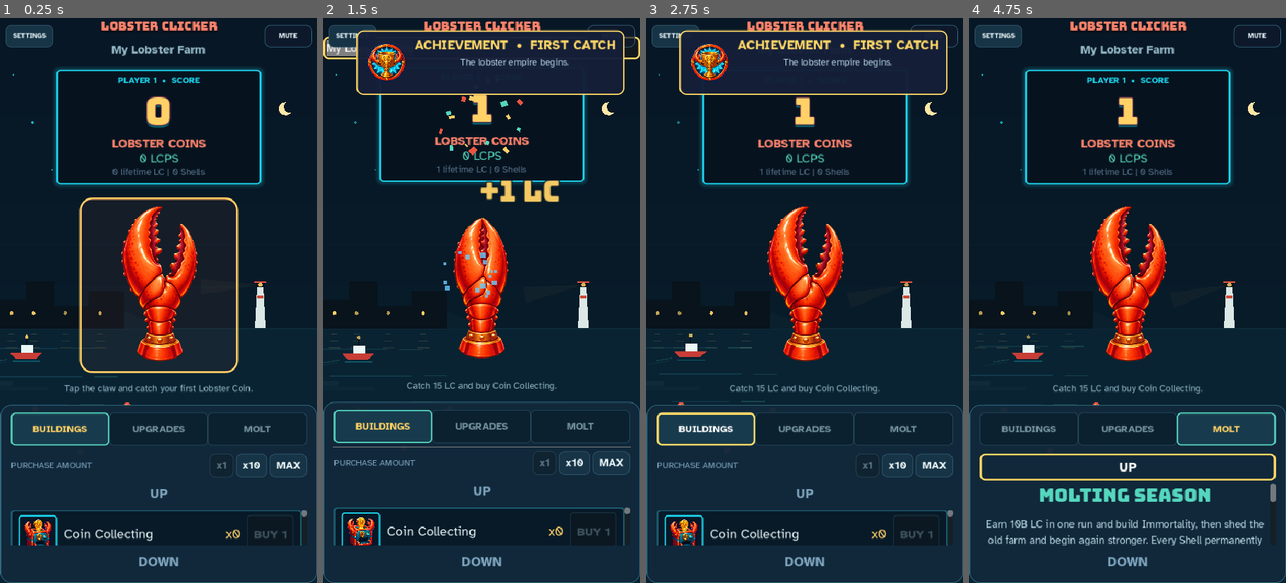
Above: before the commit, frames 1-4 (left to right).
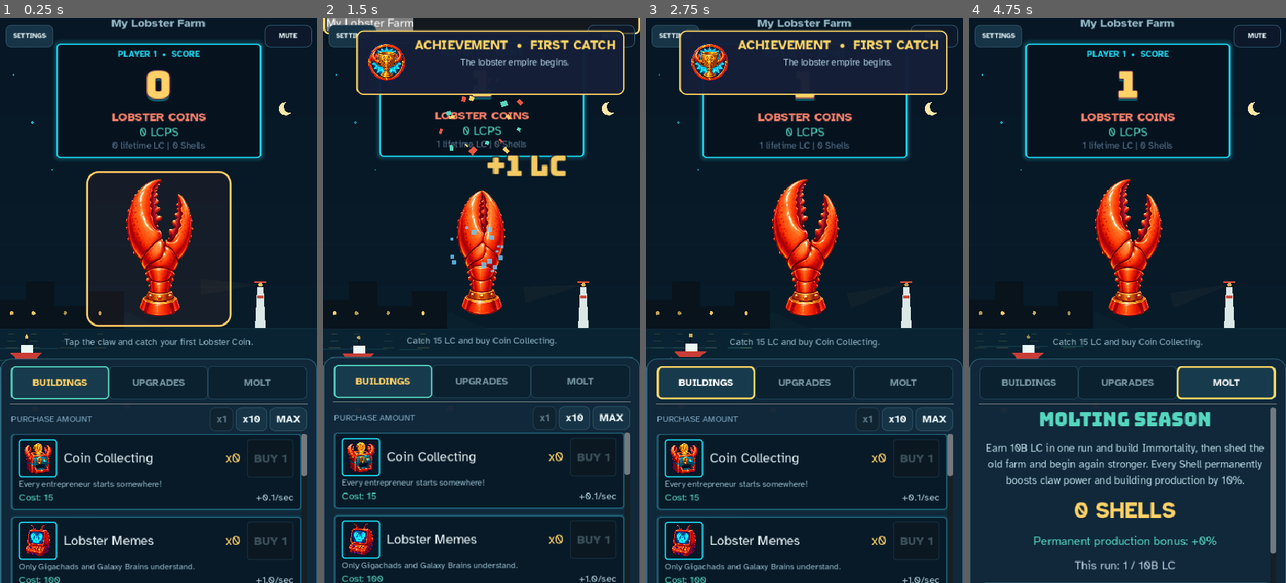
Above: after the commit, the same moments.

Repository: thecryptomasters/lobster-clicker
Game: Godot game, scene res://scenes/main.tscn
Two runs of this game, one before a commit and one after it. Both use one fixed random seed, a clock stepped at 60 frames per second and the inputs below.
Inputs (mouse positions are in pixels of both pictures, inside the frame that each line leads up to; where the layout moved, square brackets give the same spot in the first picture):
- Up to frame 1 (0.25 s): no input
- Up to frame 2 (1.5 s): click "My Lobster Farm" at 0.5 s; click (481, 249) [481, 283] at 1.25 s
- Up to frame 3 (2.75 s): click "BUILDINGS" at 2 s
- Up to frame 4 (4.75 s): click "UPGRADES" at 2.75 s; click "MOLT" at 3.5 s; click (1127, 464) at 4.25 s, where only the run before the commit has a clickable "UP"

The runs differ from the first frame. In frame 1, 21% of the frame differs, in the area x 0-100%, y 0-100%; in frame 2, 18%; in frame 3, 17%; in frame 4, 20%.

Commit message:
fix: open up mobile inventory drawer

Diff:
--- a/scenes/main.gd
+++ b/scenes/main.gd
@@ -79,6 +79,7 @@
 @onready var boost_hud_label: Label = %BoostHudLabel
 @onready var scroll_up_btn: Button = %ScrollUpButton
 @onready var scroll_down_btn: Button = %ScrollDownButton
+@onready var content_scroll: ScrollContainer = %ScrollContainer
 @onready var root_container: BoxContainer = %RootContainer
 @onready var left_section: VBoxContainer = %LeftSection
 @onready var right_panel: PanelContainer = %RightPanel
@@ -316,6 +317,8 @@
 		right_panel.size_flags_vertical = Control.SIZE_EXPAND_FILL
 		scroll_up_btn.visible = false
 		scroll_down_btn.visible = false
+		right_panel.custom_minimum_size.y = 0.0
+		content_scroll.custom_minimum_size.y = 0.0
 		title_label.add_theme_font_size_override("font_size", 28)
 		objective_label.add_theme_font_size_override("font_size", 18)
 		for tab_button in [buildings_tab, upgrades_tab, consumables_tab, molt_tab]:
@@ -324,19 +327,23 @@
 		claw_button.pivot_offset = claw_button.custom_minimum_size * 0.5
 		_layout_corner_buttons(true)
 	else:
-		# Mobile: stacked vertically (VBox), claw compact on top, buildings get more space
+		# Mobile: reserve a real touch-sized inventory drawer. The old UP/DOWN
+		# buttons consumed almost half of the useful list viewport on short phones;
+		# native swipe scrolling is both clearer and substantially easier to use.
 		root_container.vertical = true
-		left_section.size_flags_stretch_ratio = 0.5
-		right_panel.size_flags_stretch_ratio = 1.2
+		left_section.size_flags_stretch_ratio = 0.7
+		right_panel.size_flags_stretch_ratio = 1.3
 		left_section.size_flags_vertical = Control.SIZE_EXPAND_FILL
 		right_panel.size_flags_vertical = Control.SIZE_EXPAND_FILL
-		scroll_up_btn.visible = true
-		scroll_down_btn.visible = true
+		right_panel.custom_minimum_size.y = 380.0
+		content_scroll.custom_minimum_size.y = 252.0
+		scroll_up_btn.visible = false
+		scroll_down_btn.visible = false
 		title_label.add_theme_font_size_override("font_size", 18)
 		objective_label.add_theme_font_size_override("font_size", 14)
 		for tab_button in [buildings_tab, upgrades_tab, consumables_tab, molt_tab]:
 			tab_button.add_theme_font_size_override("font_size", 15)
-		claw_button.custom_minimum_size = Vector2(240, 265)
+		claw_button.custom_minimum_size = Vector2(220, 235)
 		claw_button.pivot_offset = claw_button.custom_minimum_size * 0.5
 		_layout_corner_buttons(false)
 	var report_half_width := 220.0 if _is_desktop else maxf(148.0, minf(220.0, float(real_width) * 0.5 - 12.0))
--- a/scenes/main.tscn
+++ b/scenes/main.tscn
@@ -404,6 +404,7 @@
 theme_override_font_sizes/font_size = 20
 
 [node name="ScrollContainer" type="ScrollContainer" parent="RootContainer/RightPanel/VBox"]
+unique_name_in_owner = true
 layout_mode = 2
 size_flags_vertical = 3
 scroll_deadzone = 0
--- a/tests/run_tests.gd
+++ b/tests/run_tests.gd
@@ -246,6 +246,12 @@
 	main_ui._layout_corner_buttons(false)
 	_expect(main_ui.mute_button.anchor_right == 1.0, "mobile mute control stays aligned to the viewport edge")
 	_expect(main_ui.settings_button.custom_minimum_size.x == 72.0 and main_ui.mute_button.custom_minimum_size.x == 72.0, "mobile corner controls leave the title a readable center lane")
+	main_ui._is_desktop = true
+	main_ui._last_width = 0
+	main_ui._apply_layout()
+	_expect(main_ui.right_panel.custom_minimum_size.y >= 380.0, "mobile inventory drawer reserves enough height for multiple touch targets")
+	_expect(main_ui.content_scroll.custom_minimum_size.y >= 252.0, "mobile inventory list exposes more than two full building rows")
+	_expect(not main_ui.scroll_up_btn.visible and not main_ui.scroll_down_btn.visible, "mobile inventory uses native swipe scrolling without space-hungry arrow controls")
 	_expect(main_ui.objective_label.autowrap_mode != TextServer.AUTOWRAP_OFF, "long objectives wrap instead of clipping on narrow layouts")
 	main_ui._switch_tab(main_ui.Tab.BUILDINGS)
 	main_ui._cycle_tab(1)
Not shown, changed: export/index.html
Not shown, changed: export/index.pck
